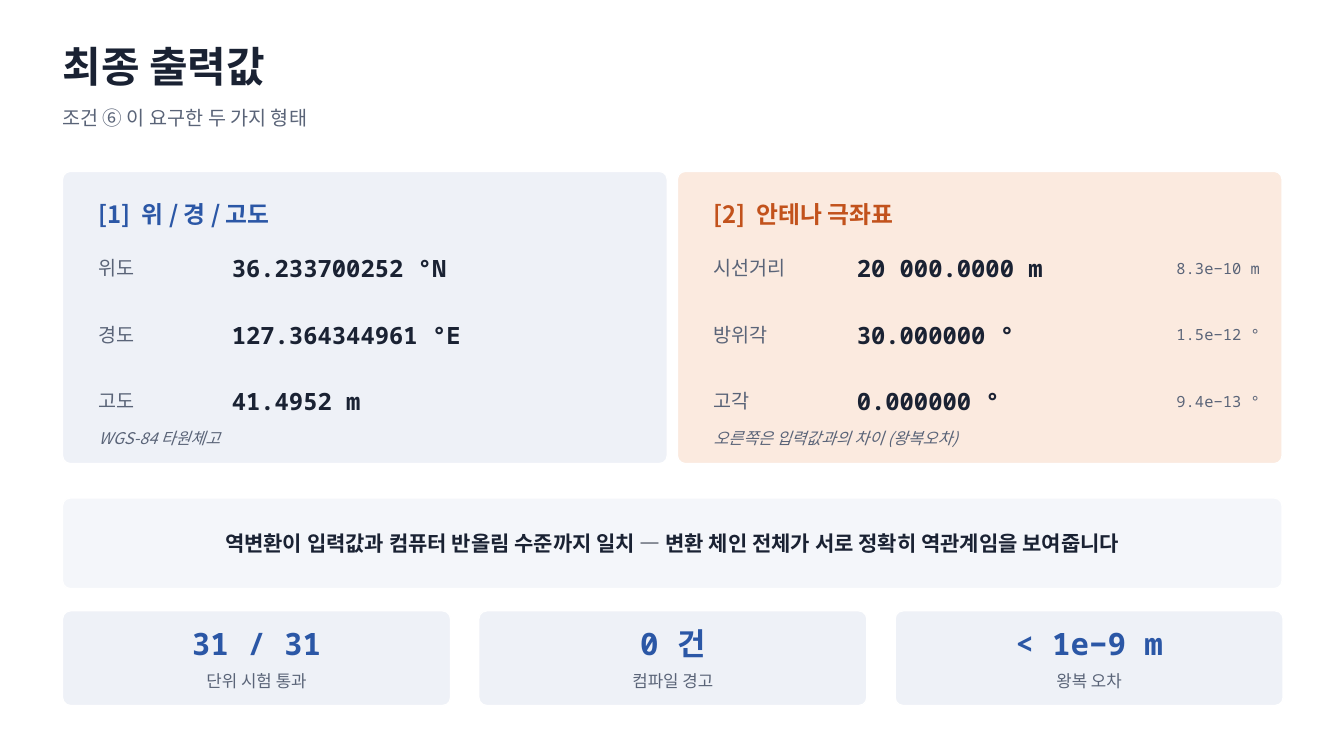
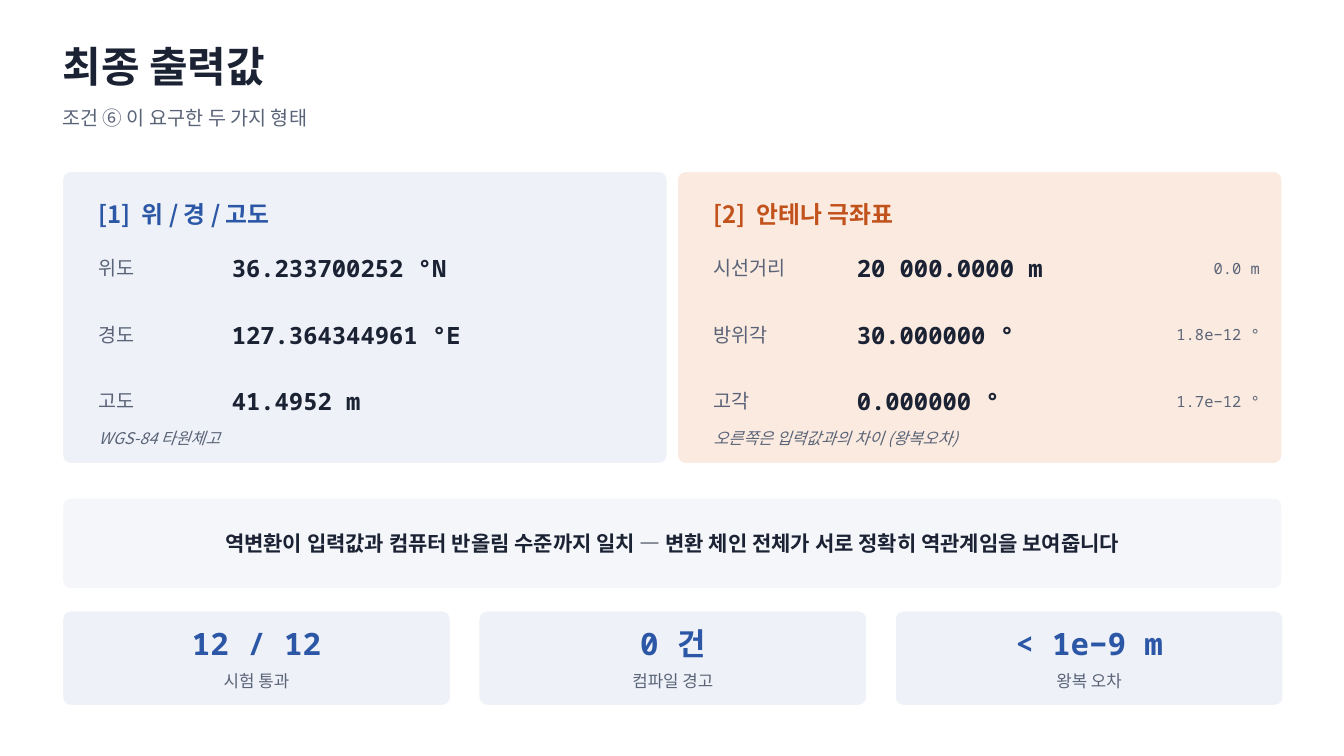
Before and after one commit to harley-hwan/IpcProc, a slide deck: slide 31 of Part2_CoordFrames/ref/산출물/Chapter2_coordinate_systems.pptx. Drawn at 1344x756 pixels with LibreOffice and Linux fonts; fonts in the diff are those of the drawing. Boxes give left, top, right and bottom in pixels: in the first picture for what was removed or moved away, otherwise in the second. Text is boxed around its words. In the diff, an @@ line names an element or a change of style, - is before the commit and + after.

```diff
--- a/Part2_CoordFrames/ref/산출물/Chapter2_coordinate_systems.pptx
+++ b/Part2_CoordFrames/ref/산출물/Chapter2_coordinate_systems.pptx
@@ text at [1214,263,1260,274]: text changed @@
-8.3e−10 m
+0.0 m
@@ text at [1176,329,1241,340]: text changed @@
-1.5e−12 °
+1.8e−12 °
@@ text at [1176,396,1241,407]: text changed @@
-9.4e−13 °
+1.7e−12 °
@@ text at [192,632,321,655]: text changed @@
-31 / 31
+12 / 12
@@ text at [224,673,289,689]: text changed @@
-단위 시험 통과
+시험 통과
```
Also in this commit, not shown: 6 other slides changed, 1 slide added, 9 other files.
